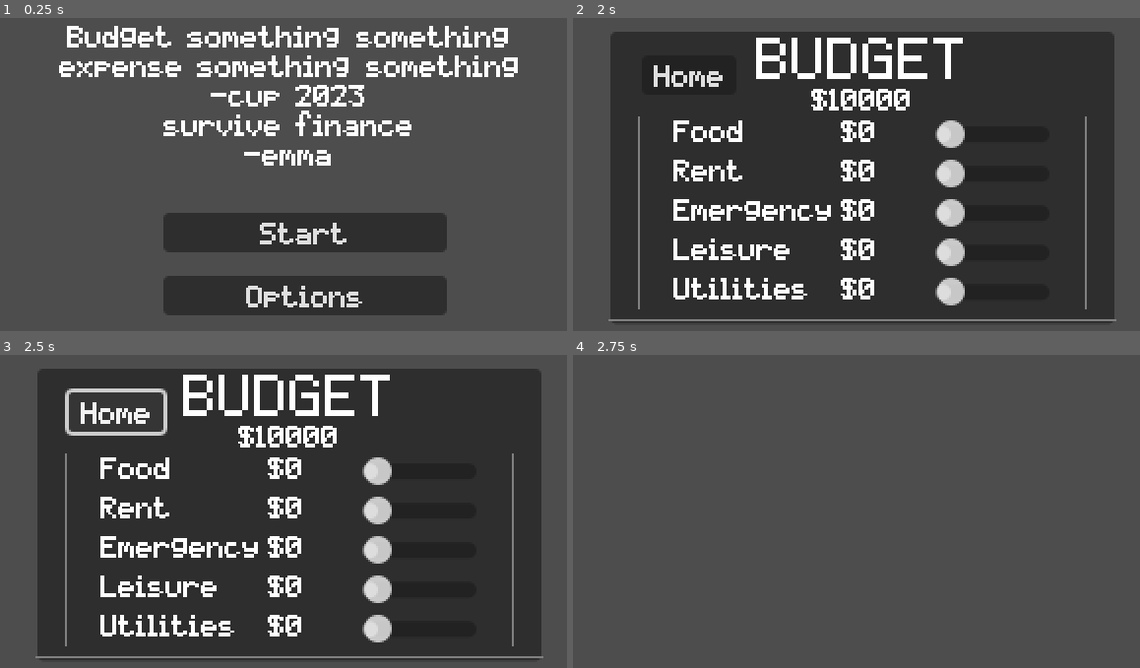
Above: before the commit, frames 1-4 (two rows, left to right).
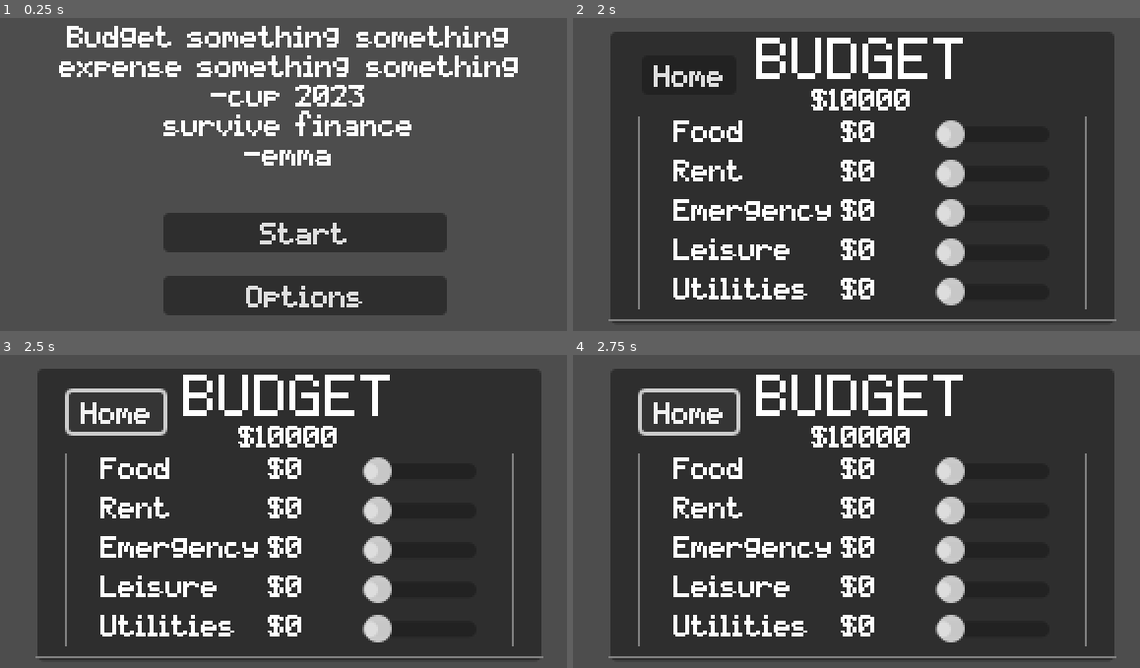
Above: after the commit, the same moments.

Repository: axu-1/Technica-2023-Godot-Project
Game: Godot game, scene res://main.tscn
Same seed, same stepped clock (60 frames per second), same inputs: the game is played once before the commit and once after it.
Inputs:
- Up to frame 1 (0.25 s): no input
- Up to frame 2 (2 s): click "Start" at 0.5 s; click "Easy: Trust Fund Baby" at 1.25 s
- Up to frame 3 (2.5 s): click "Home" at 2 s
- Up to frame 4 (2.75 s): no input

Frames 1-3 are identical in both runs. In frame 4, 81% of the frame differs, in the area x 6-96%, y 4-98%.
Error before the commit: Invalid call. Nonexistent function 'instantiate' in base 'Nil'. (res://main.gd:26)

Commit message:
Budget stuffs?

Diff:
--- a/BudgetMenu/budget_menu.gd
+++ b/BudgetMenu/budget_menu.gd
@@ -1,6 +1,4 @@
 extends CanvasLayer
-
-@export var main_menu : PackedScene
 
 @onready var food_num = $%FoodNum
 @onready var rent_num = $%RentNum
@@ -40,6 +38,3 @@
 			Game.income = 10000
 		Game.difficulty.HARD:
 			Game.income = 5000
-
-func _on_home_button_pressed():
-	Game.emit_signal("goto_scene", main_menu)
--- a/BudgetMenu/budget_menu.tscn
+++ b/BudgetMenu/budget_menu.tscn
@@ -1,11 +1,9 @@
-[gd_scene load_steps=3 format=3 uid="uid://dpufl0l80m4io"]
+[gd_scene load_steps=2 format=3 uid="uid://dpufl0l80m4io"]
 
 [ext_resource type="Script" path="res://BudgetMenu/budget_menu.gd" id="1_1tv5o"]
-[ext_resource type="PackedScene" uid="uid://d2rqcql5ks5rj" path="res://Menus/main_menu.tscn" id="2_v877r"]
 
 [node name="BudgetMenu" type="CanvasLayer"]
 script = ExtResource("1_1tv5o")
-main_menu = ExtResource("2_v877r")
 
 [node name="BackgroundPanelContainer" type="PanelContainer" parent="."]
 anchors_preset = 15
@@ -166,4 +164,3 @@
 [connection signal="value_changed" from="BackgroundPanelContainer/VBoxContainer/HorizontalBoxContainer/SliderVBoxContainer/UtlitiesSlider" to="." method="_on_utlities_slider_value_changed"]
 [connection signal="value_changed" from="BackgroundPanelContainer/VBoxContainer/HorizontalBoxContainer/SliderVBoxContainer/EmergencySlider" to="." method="_on_emergency_slider_value_changed"]
 [connection signal="value_changed" from="BackgroundPanelContainer/VBoxContainer/HorizontalBoxContainer/SliderVBoxContainer/LeisureSlider" to="." method="_on_leisure_slider_value_changed"]
-[connection signal="pressed" from="HomeButton" to="." method="_on_home_button_pressed"]
